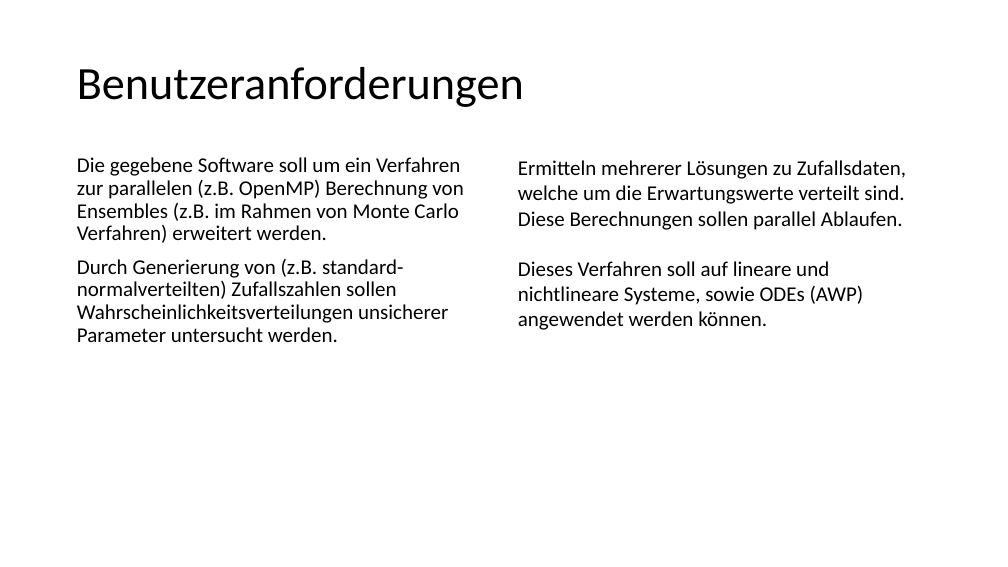
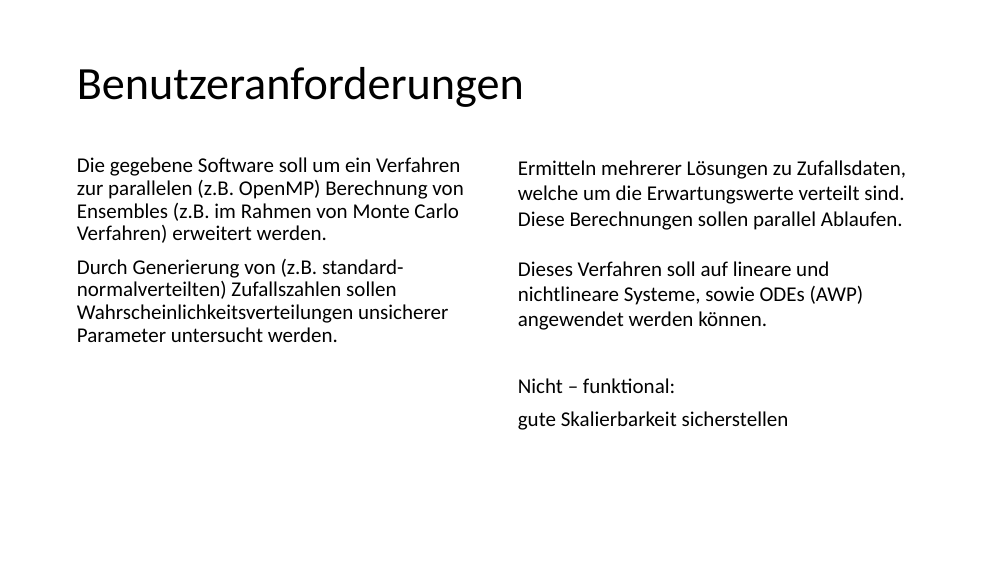
Before and after one commit to nilsspeetzen/SEP, a slide deck: slide 2 of Gruppe 7.pptx. Drawn at 1008x567 pixels with LibreOffice and Linux fonts; fonts in the diff are those of the drawing. Boxes give left, top, right and bottom in pixels: in the first picture for what was removed or moved away, otherwise in the second. Text is boxed around its words. In the diff, an @@ line names an element or a change of style, - is before the commit and + after.

```diff
--- a/Gruppe 7.pptx
+++ b/Gruppe 7.pptx
@@ text at (x1=518, y1=378, x2=789, y2=430): paragraphs added @@
+Nicht – funktional:
+gute Skalierbarkeit sicherstellen
```
Also in this commit, not shown: 2 other slides changed, 3 slides added, 1 slide removed.
